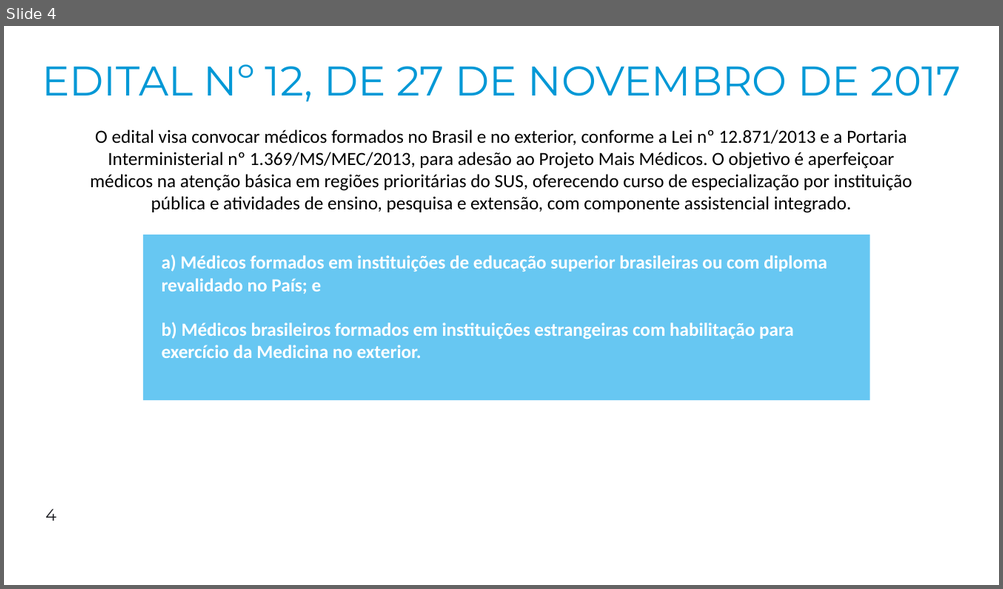
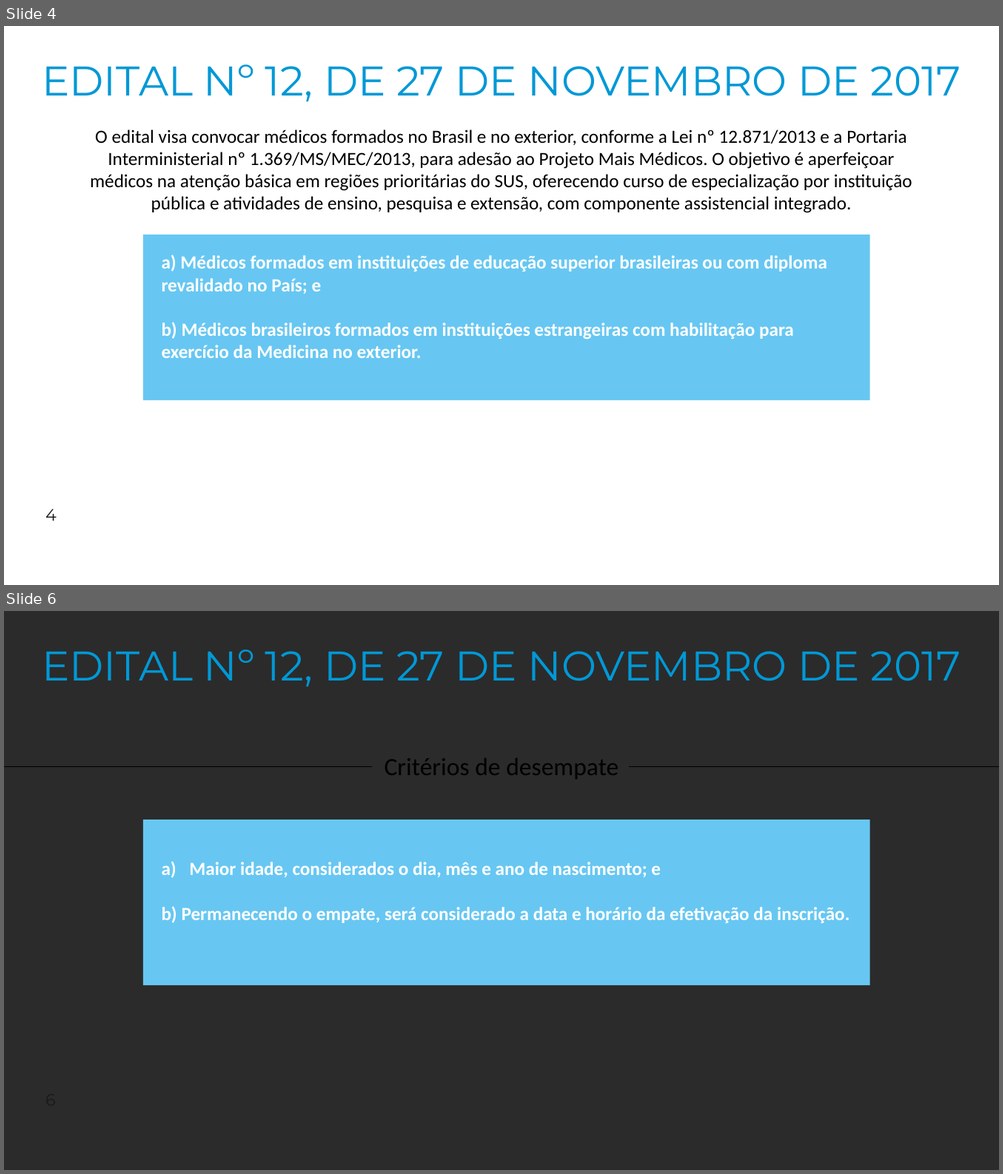
Before and after one commit to 4lefSantos/sa_maismedicos, a slide deck: 01_dados/Programa Mais Médicos.pptx. Shown one above the other, each under a label of ours: slide 4 before the commit, slides 4 and 6 after it; the slides between them are not shown. The pictures are 1003x589 and 1003x1174 pixels, drawn with LibreOffice and Linux fonts; fonts in the diff are those of the drawing; background and template pictures are left out; a plain dark background stands for a picture behind light text. Boxes give left, top, right and bottom in pixels: in the first picture for what was removed or moved away, otherwise in the second. Text is boxed around its words. In the diff, an @@ line names an element or a change of style, - is before the commit and + after.

```diff
--- a/01_dados/Programa Mais Médicos.pptx
+++ b/01_dados/Programa Mais Médicos.pptx
@@ slide 6 added at [4, 611, 999, 1170], background picture (left out) @@
@@ title added at [42, 649, 961, 686], 40 pt, text #0098D6 @@
+EDITAL Nº 12, DE 27 DE NOVEMBRO DE 2017
@@ text added at [384, 758, 618, 779], 24 pt, text #000000 @@
+Critérios de desempate
@@ line added from (373, 766) to (4, 766), #000000 0.5 pt @@
@@ line added from (999, 766) to (629, 766), #000000 0.5 pt @@
@@ rectangle added at [143, 820, 870, 985], fill #67C7F2 @@
@@ text added at [162, 862, 849, 923], 18 pt, text #FFFFFF, bold @@
+a) Maior idade, considerados o dia, mês e ano de nascimento; e
+b) Permanecendo o empate, será considerado a data e horário da efetivação da inscrição.
@@ page number added at [38, 1085, 262, 1116], 16 pt, text #18191E @@
+6
```
Also in this commit, not shown: 2 other slides added.
